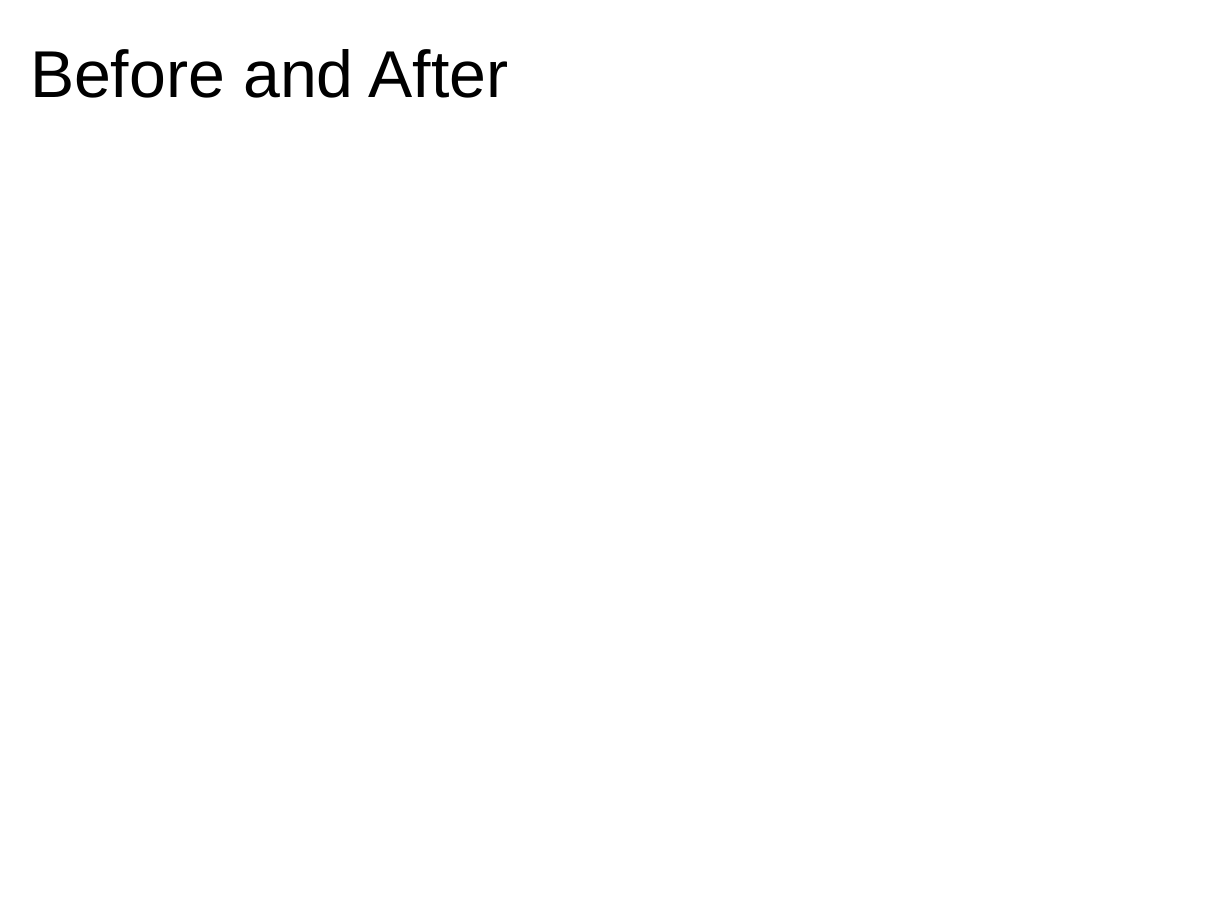
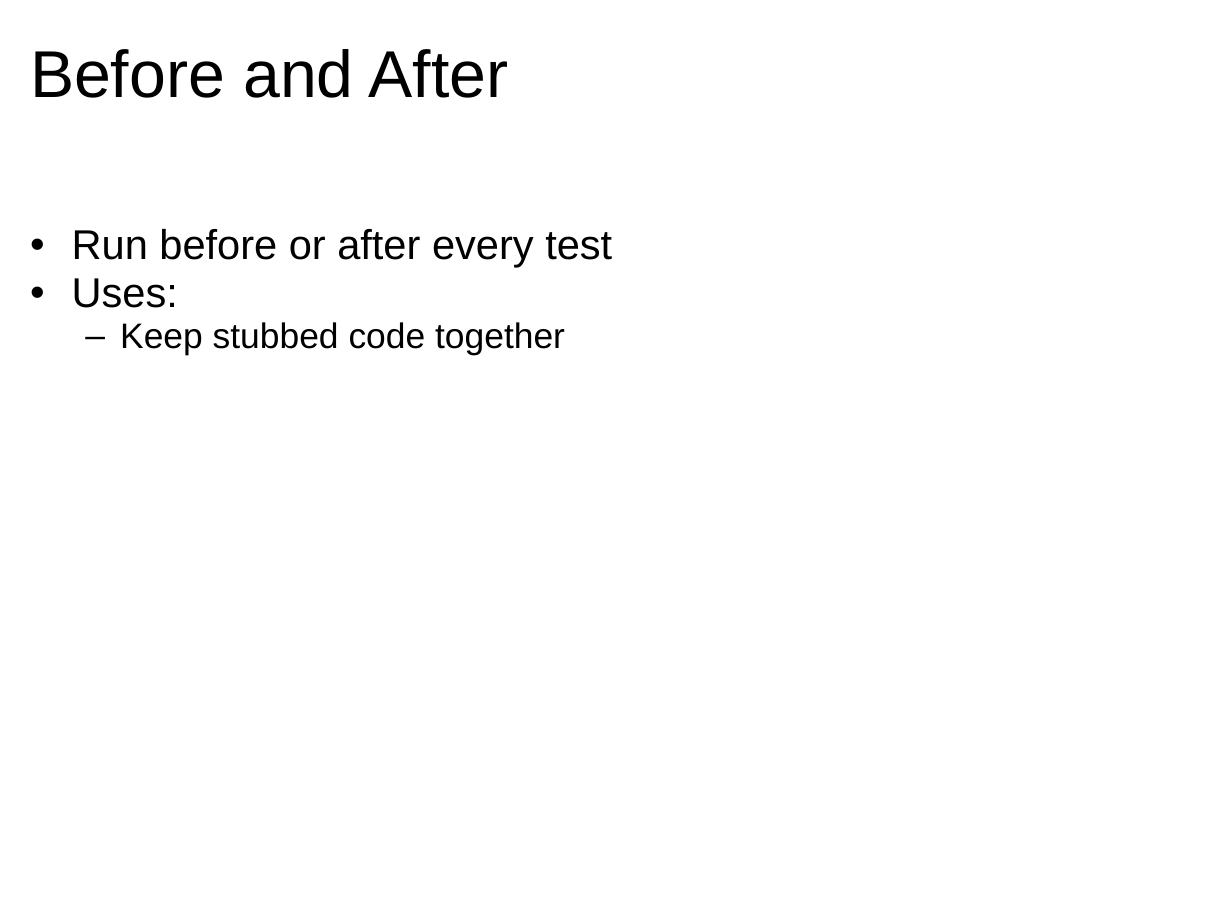
Before and after one commit to jomontanari/JasmineBowlingGame, a slide deck: slide 10 of TestingJavaScript_with_Jasmine.ppt. Drawn at 1232x924 pixels with LibreOffice and Linux fonts; fonts in the diff are those of the drawing. Boxes give left, top, right and bottom in pixels: in the first picture for what was removed or moved away, otherwise in the second. Text is boxed around its words. In the diff, an @@ line names an element or a change of style, - is before the commit and + after.

Commit message:
ppt update and first test file

```diff
--- a/TestingJavaScript_with_Jasmine.ppt
+++ b/TestingJavaScript_with_Jasmine.ppt
@@ text added at [72, 229, 612, 356], 27 pt, text #000000 @@
+• Run before or after every test
+• Uses:
+  – Keep stubbed code together
```
Also in this commit, not shown: 1 other slide changed, 1 other file.
